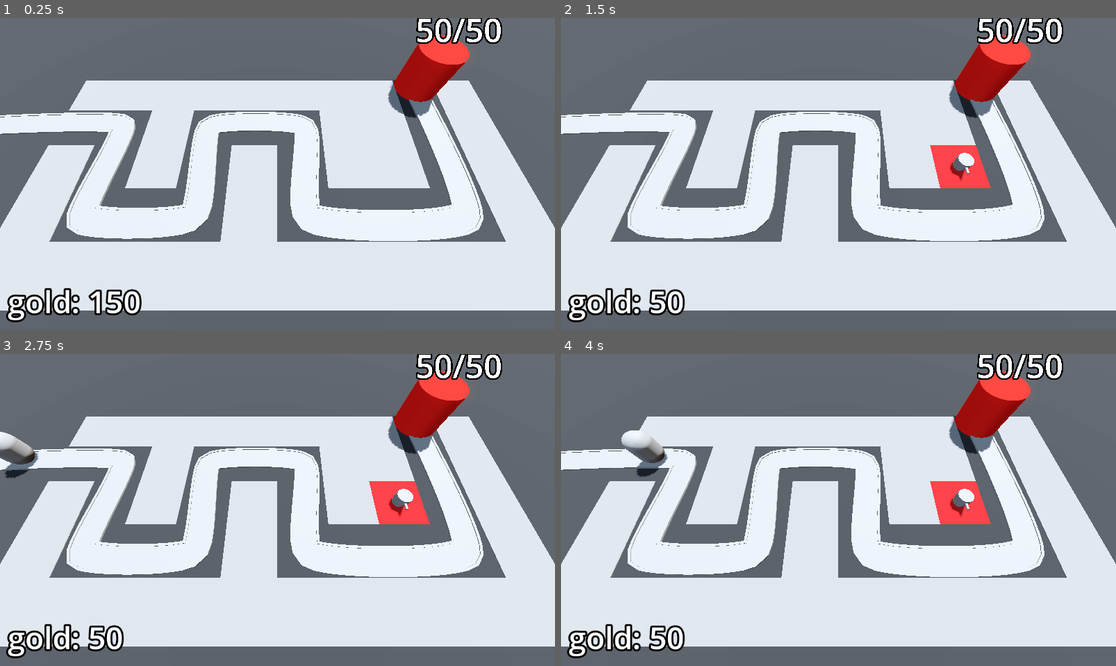
Above: before the commit, frames 1-4 (two rows, left to right).
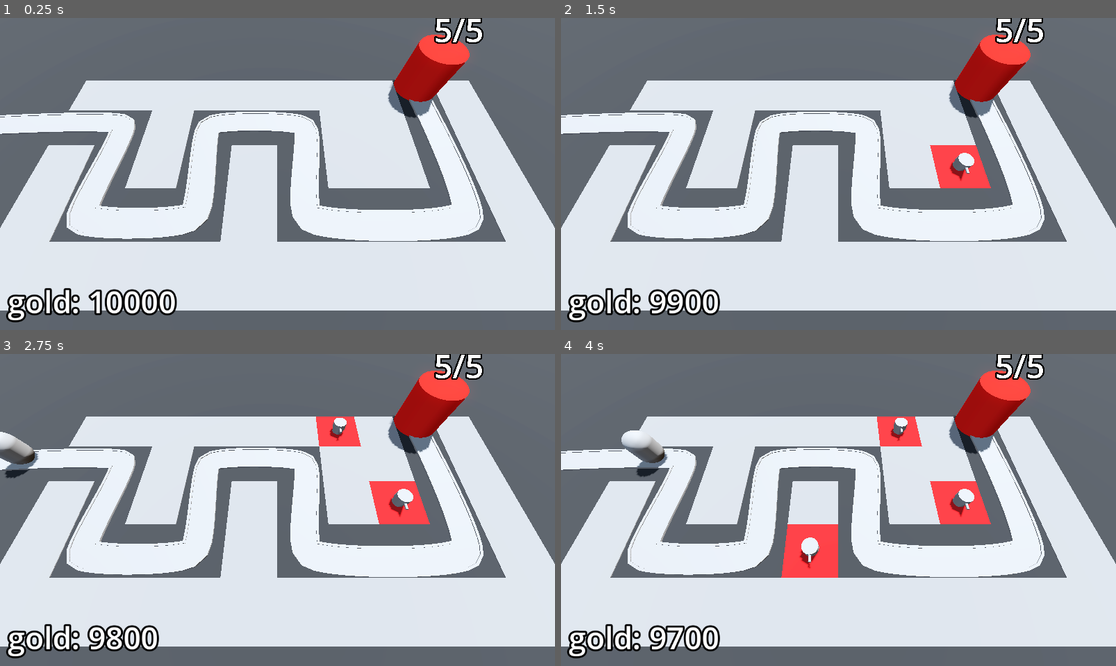
Above: after the commit, the same moments.

Repository: AllanSechrist/BarbarianBlaster
Game: Godot game, scene res://BaseLevel.tscn
The game is run twice, just before and just after one commit, with the same random seed, the same clock (stepped at 60 frames per second) and the same inputs.
Inputs (mouse positions are in pixels of both pictures, inside the frame that each line leads up to):
- Up to frame 1 (0.25 s): no input
- Up to frame 2 (1.5 s): tap Enter at 0.5 s; move the mouse to (960, 158) at 0.52 s; press the mouse at (960, 158) at 0.53 s; tap Space at 1.25 s; move the mouse to (727, 189) at 1.27 s; release the mouse at (727, 189) at 1.28 s; click (727, 189) at 1.35 s
- Up to frame 3 (2.75 s): tap Enter at 2 s; move the mouse to (333, 441) at 2.02 s; press the mouse at (333, 441) at 2.03 s
- Up to frame 4 (4 s): move the mouse to (810, 572) at 2.77 s; release the mouse at (810, 572) at 2.78 s; click (810, 572) at 2.85 s; move the mouse to (1005, 556) at 3.52 s; press the mouse at (1005, 556) at 3.53 s

The runs differ from the first frame. In frame 1, 1.1% of the frame differs, in the area x 18-91%, y 0-96%; in frame 2, 1.2%; in frame 3, 1.9%; in frame 4, 3.5%, in the area x 15-91%, y 0-96%.

Commit message:
Add Victory menu and star reward system to show how well the player did

Diff:
--- a/BaseLevel.tscn
+++ b/BaseLevel.tscn
@@ -9,6 +9,7 @@
 [ext_resource type="PackedScene" uid="uid://d01unib15e15u" path="res://Turret/turret.tscn" id="6_epnn3"]
 [ext_resource type="Script" uid="uid://brmiqfbffbybp" path="res://bank.gd" id="8_tv3th"]
 [ext_resource type="PackedScene" uid="uid://mkj7f0lctt2k" path="res://DifficultyManager/difficulty_manager.tscn" id="9_xkmwr"]
+[ext_resource type="PackedScene" uid="uid://c5uqxy2q56cnr" path="res://UI/victory_layer.tscn" id="10_now27"]
 
 [sub_resource type="ProceduralSkyMaterial" id="ProceduralSkyMaterial_dq0bh"]
 sky_horizon_color = Color(0.66224277, 0.6717428, 0.6867428, 1)
@@ -120,7 +121,6 @@
 
 [node name="Base" parent="." instance=ExtResource("3_o2j4u")]
 transform = Transform3D(1, 0, 0, 0, 1, 0, 0, 0, 1, 14, 0, -7)
-max_health = 50
 
 [node name="TurretManager" type="Node3D" parent="." node_paths=PackedStringArray("enemy_path")]
 script = ExtResource("5_ufkdr")
@@ -139,6 +139,7 @@
 theme_override_constants/margin_right = 16
 theme_override_constants/margin_bottom = 16
 script = ExtResource("8_tv3th")
+starting_gold = 10000
 
 [node name="Label" type="Label" parent="Bank"]
 layout_mode = 2
@@ -149,16 +150,8 @@
 
 [node name="DifficultyManager" parent="." instance=ExtResource("9_xkmwr")]
 
-[node name="VictoryLayer" type="CanvasLayer" parent="."]
+[node name="VictoryLayer" parent="." instance=ExtResource("10_now27")]
 visible = false
-
-[node name="ColorRect" type="ColorRect" parent="VictoryLayer"]
-anchors_preset = 15
-anchor_right = 1.0
-anchor_bottom = 1.0
-grow_horizontal = 2
-grow_vertical = 2
-color = Color(0, 0, 0, 0.5921569)
 
 [connection signal="timeout" from="EnemyPath/EnemySpawnTimer" to="EnemyPath" method="spawn_enemy"]
 [connection signal="stop_spawning_enemies" from="DifficultyManager" to="EnemyPath" method="_on_difficulty_manager_stop_spawning_enemies"]
--- /dev/null
+++ b/UI/retry_button.gd
@@ -0,0 +1,11 @@
+extends Button
+
+
+# Called when the node enters the scene tree for the first time.
+func _ready() -> void:
+	pass # Replace with function body.
+
+
+# Called every frame. 'delta' is the elapsed time since the previous frame.
+func _process(delta: float) -> void:
+	pass
--- /dev/null
+++ b/UI/victory_layer.gd
@@ -0,0 +1,25 @@
+extends CanvasLayer
+
+@onready var star_1: TextureRect = %Star1
+@onready var star_2: TextureRect = %Star2
+@onready var star_3: TextureRect = %Star3
+@onready var base = get_tree().get_first_node_in_group("base")
+@onready var bank = get_tree().get_first_node_in_group("bank")
+@onready var health_label: Label = %HealthLabel
+@onready var money_label: Label = %MoneyLabel
+
+func victory() -> void:
+	visible = true
+	if base.max_health == base.current_health:
+		star_2.modulate = Color.WHITE
+		health_label.visible = true
+	if bank.gold >= 500:
+		star_3.modulate = Color.WHITE
+		money_label.visible = true
+
+func _on_retry_button_pressed() -> void:
+	get_tree().reload_current_scene()
+
+
+func _on_quit_button_pressed() -> void:
+	get_tree().quit()
--- /dev/null
+++ b/UI/victory_layer.tscn
@@ -0,0 +1,107 @@
+[gd_scene load_steps=4 format=3 uid="uid://c5uqxy2q56cnr"]
+
+[ext_resource type="Script" uid="uid://c2hayefobxb5w" path="res://UI/victory_layer.gd" id="1_4etjl"]
+[ext_resource type="Texture2D" uid="uid://bgjs3rjcj26gk" path="res://Assets/star.png" id="2_eu0p7"]
+
+[sub_resource type="LabelSettings" id="LabelSettings_v5dah"]
+font_size = 96
+
+[node name="VictoryLayer" type="CanvasLayer"]
+script = ExtResource("1_4etjl")
+
+[node name="ColorRect" type="ColorRect" parent="."]
+anchors_preset = 15
+anchor_right = 1.0
+anchor_bottom = 1.0
+grow_horizontal = 2
+grow_vertical = 2
+color = Color(0, 0, 0, 0.5921569)
+
+[node name="CenterContainer" type="CenterContainer" parent="."]
+anchors_preset = 15
+anchor_right = 1.0
+anchor_bottom = 1.0
+grow_horizontal = 2
+grow_vertical = 2
+
+[node name="PanelContainer" type="PanelContainer" parent="CenterContainer"]
+custom_minimum_size = Vector2(400, 400)
+layout_mode = 2
+
+[node name="VBoxContainer" type="VBoxContainer" parent="CenterContainer/PanelContainer"]
+layout_mode = 2
+
+[node name="Label" type="Label" parent="CenterContainer/PanelContainer/VBoxContainer"]
+layout_mode = 2
+text = "Victory!"
+label_settings = SubResource("LabelSettings_v5dah")
+horizontal_alignment = 1
+
+[node name="StarContainer" type="HBoxContainer" parent="CenterContainer/PanelContainer/VBoxContainer"]
+layout_mode = 2
+
+[node name="Star1" type="TextureRect" parent="CenterContainer/PanelContainer/VBoxContainer/StarContainer"]
+unique_name_in_owner = true
+custom_minimum_size = Vector2(128, 128)
+layout_mode = 2
+size_flags_horizontal = 3
+texture = ExtResource("2_eu0p7")
+expand_mode = 2
+stretch_mode = 5
+
+[node name="Star2" type="TextureRect" parent="CenterContainer/PanelContainer/VBoxContainer/StarContainer"]
+unique_name_in_owner = true
+modulate = Color(0, 0, 0, 1)
+custom_minimum_size = Vector2(128, 128)
+layout_mode = 2
+size_flags_horizontal = 3
+texture = ExtResource("2_eu0p7")
+expand_mode = 2
+stretch_mode = 5
+
+[node name="Star3" type="TextureRect" parent="CenterContainer/PanelContainer/VBoxContainer/StarContainer"]
+unique_name_in_owner = true
+modulate = Color(0, 0, 0, 1)
+custom_minimum_size = Vector2(128, 128)
+layout_mode = 2
+size_flags_horizontal = 3
+texture = ExtResource("2_eu0p7")
+expand_mode = 2
+stretch_mode = 5
+
+[node name="SurviveLabel" type="Label" parent="CenterContainer/PanelContainer/VBoxContainer"]
+layout_mode = 2
+text = "survived +1"
+horizontal_alignment = 1
+
+[node name="HealthLabel" type="Label" parent="CenterContainer/PanelContainer/VBoxContainer"]
+unique_name_in_owner = true
+visible = false
+layout_mode = 2
+text = "Full Health +1"
+horizontal_alignment = 1
+
+[node name="MoneyLabel" type="Label" parent="CenterContainer/PanelContainer/VBoxContainer"]
+unique_name_in_owner = true
+visible = false
+layout_mode = 2
+text = "Money Money Money +1"
+horizontal_alignment = 1
+
+[node name="HBoxContainer" type="HBoxContainer" parent="CenterContainer/PanelContainer/VBoxContainer"]
+layout_mode = 2
+
+[node name="RetryButton" type="Button" parent="CenterContainer/PanelContainer/VBoxContainer/HBoxContainer"]
+layout_mode = 2
+size_flags_horizontal = 3
+theme_override_font_sizes/font_size = 32
+text = "Retry"
+
+[node name="QuitButton" type="Button" parent="CenterContainer/PanelContainer/VBoxContainer/HBoxContainer"]
+layout_mode = 2
+size_flags_horizontal = 3
+theme_override_font_sizes/font_size = 32
+text = "Quit"
+
+[connection signal="pressed" from="CenterContainer/PanelContainer/VBoxContainer/HBoxContainer/RetryButton" to="." method="_on_retry_button_pressed"]
+[connection signal="pressed" from="CenterContainer/PanelContainer/VBoxContainer/HBoxContainer/QuitButton" to="." method="_on_quit_button_pressed"]
--- a/enemy_path.gd
+++ b/enemy_path.gd
@@ -22,4 +22,4 @@
 		for child in get_children():
 			if child is PathFollow3D:
 				return
-		victory_layer.visible = true
+		victory_layer.victory()
Binary file added: Assets/star.png
Not shown, added: Assets/star.png.import
Not shown: 1 places in BaseLevel.tscn that only renumber resources
Not shown, added: UI/retry_button.gd.uid
Not shown, added: UI/victory_layer.gd.uid
